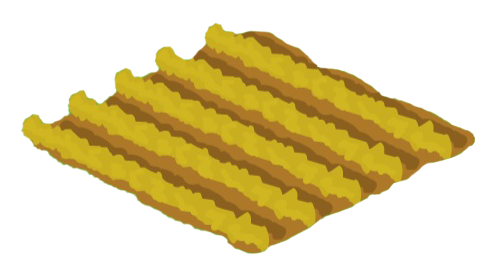
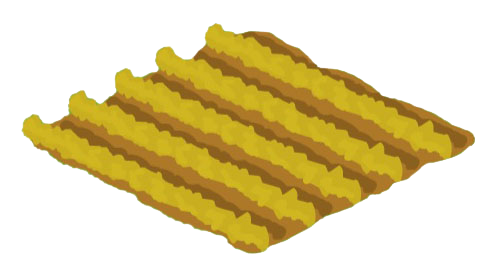
Layer changes from the first 498 × 271 image to the second:
renamed "圖層 2" to "圖層 0", painted on it, masked it over [20, 22, 475, 254]
